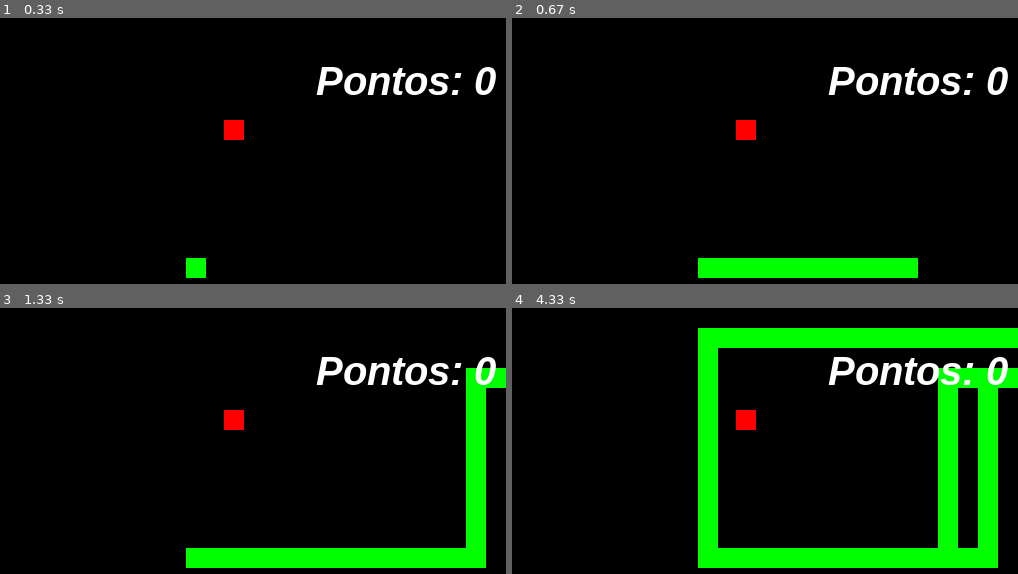
Above: before the commit, frames 1-4 (two rows, left to right).
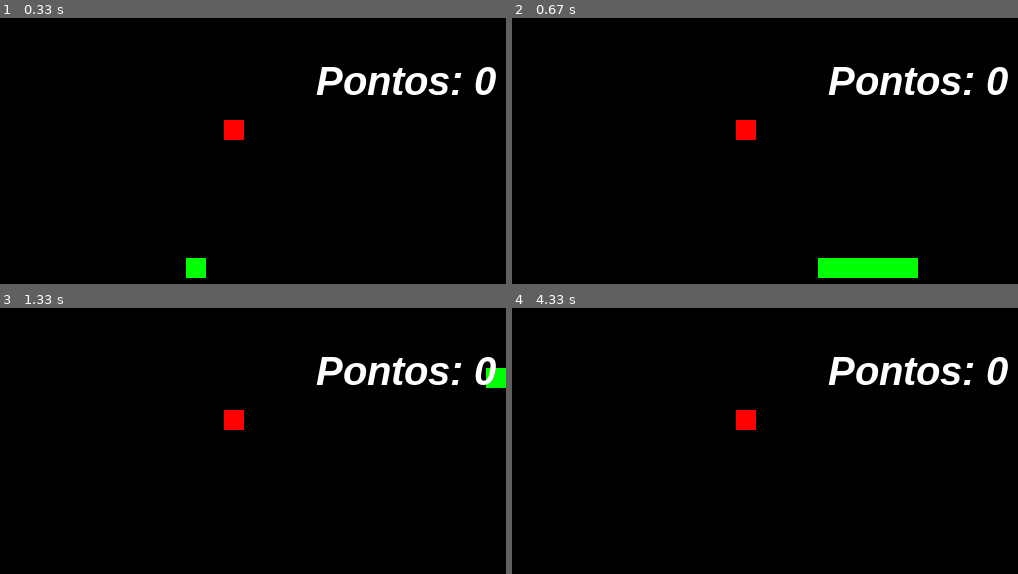
Above: after the commit, the same moments.

Repository: Jonathann8/Codeborne--Python-Games
Game: pygame game, started from SnakeGame/Jogo_BetaV1/Snake_GameV1.py
The game is run twice, just before and just after one commit, with the same random seed, the same clock (stepped at 60 frames per second) and the same inputs.
Inputs:
- Up to frame 1 (0.33 s): no input
- Up to frame 2 (0.67 s): hold D from 0.33 s (still down)
- Up to frame 3 (1.33 s): release D at 0.8 s; hold W 0.83-1.13 s; hold D from 1.17 s (still down)
- Up to frame 4 (4.33 s): release D at 1.63 s; hold A 1.67-2.2 s; hold S 2.23-2.53 s; hold A 2.57-2.97 s; hold W 3-3.37 s; hold D 3.4-4.03 s

Frame 1 is identical in both runs. In frame 2, 1.8% of the frame differs, in the area x 36-61%, y 90-98%; in frame 3, 7.1%; in frame 4, 18%, in the area x 36-100%, y 7-98%.

Commit message:
Update Snake_GameV1.py

Diff:
--- a/SnakeGame/Jogo_BetaV1/Snake_GameV1.py
+++ b/SnakeGame/Jogo_BetaV1/Snake_GameV1.py
@@ -26,6 +26,7 @@
 pygame.display.set_caption('Primeiro game')
 relogio = pygame.time.Clock()
 lista_cobra = []
+comprimento_inicial = 5
 
 def aumenta_cobra(lista_cobra):
     for XeY in lista_cobra:
@@ -62,6 +63,7 @@
         y_maca = randint(50, 430)
         pontos += 1
         barulho_colisão.play()
+        comprimento_inicial = comprimento_inicial + 1
 
     lista_cabeca = []
     lista_cabeca.append(x_cobra)
@@ -69,6 +71,9 @@
 
     lista_cobra.append(lista_cabeca)
 
+    if len(lista_cobra) > comprimento_inicial:
+        del lista_cobra[0]
+
     aumenta_cobra(lista_cobra)
 
     tela.blit(texto_formatado, (450, 40))
